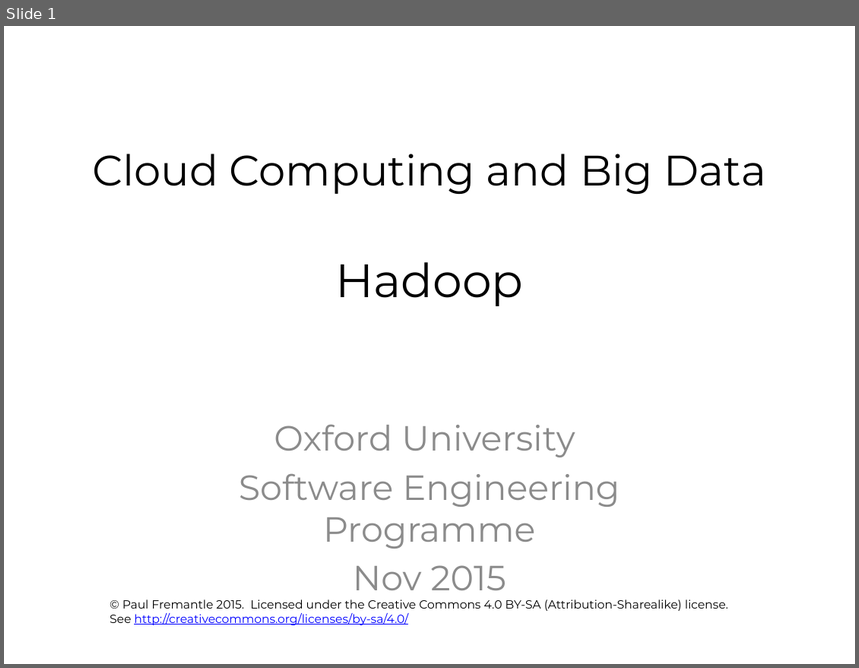
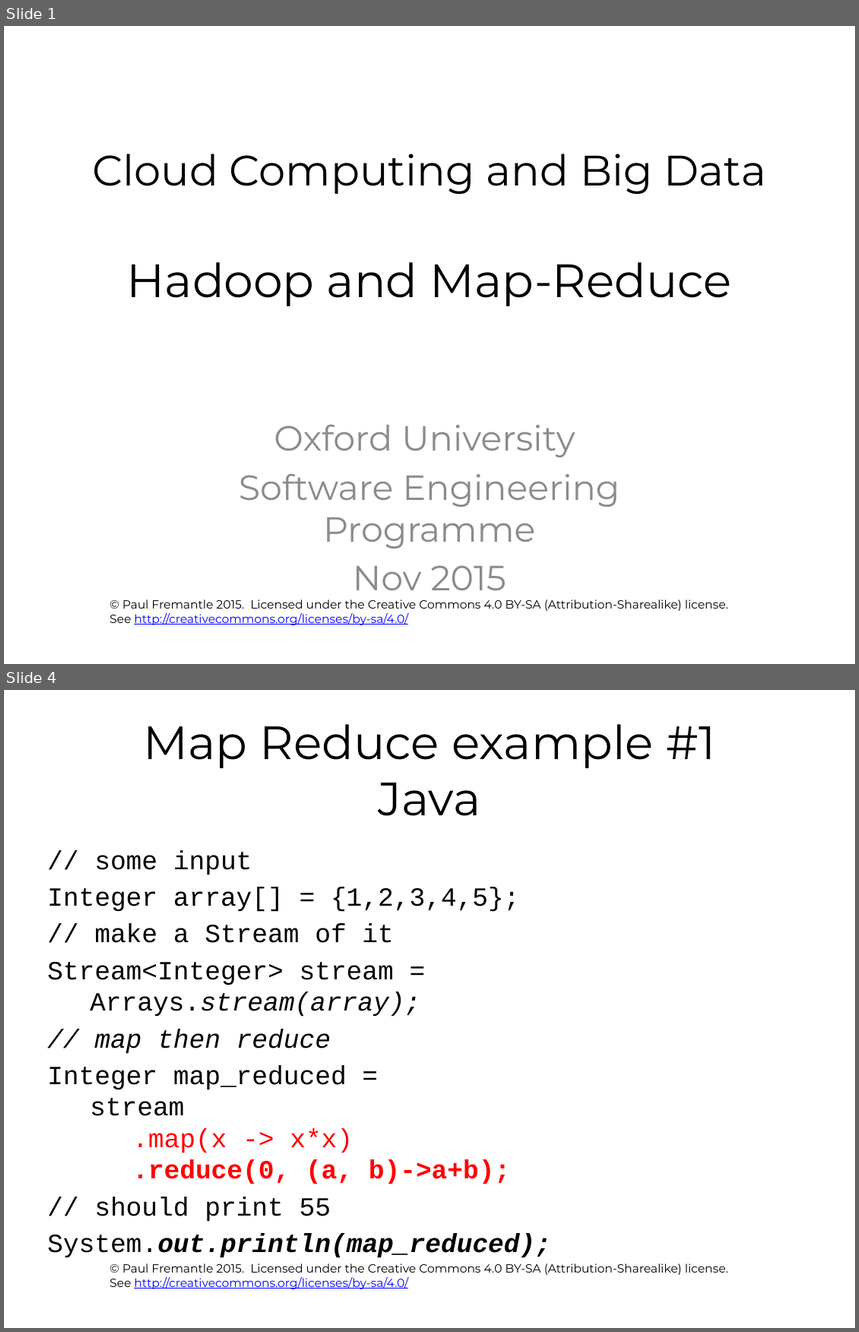
Before and after one commit to pzfreo/ox-clo, a slide deck: pres-source/05-hadoop.pptx. Shown one above the other, each under a label of ours: slide 1 before the commit, slides 1 and 4 after it; the slides between them are not shown. The pictures are 859x668 and 859x1332 pixels, drawn with LibreOffice and Linux fonts; fonts in the diff are those of the drawing; background and template pictures are left out. Boxes give left, top, right and bottom in pixels: in the first picture for what was removed or moved away, otherwise in the second. Text is boxed around its words. In the diff, an @@ line names an element or a change of style, - is before the commit and + after.

```diff
--- a/pres-source/05-hadoop.pptx
+++ b/pres-source/05-hadoop.pptx
@@ slide 4 added at (4,690,855,1328), background #FFFFFF; not listed: 1 template element that a slide beside it also shows @@
@@ title added at (144,724,715,816), 39.6 pt, text #000000 @@
+Map Reduce example #1
+Java
@@ text added at (47,850,551,1258), 22.2 pt, text #000000 @@
+// some input
+Integer array[] = {1,2,3,4,5};
+// make a Stream of it
+Stream<Integer> stream =
+Arrays.stream(array);
+// map then reduce
+Integer map_reduced =
+stream
+.map(x -> x*x)
+.reduce(0, (a, b)->a+b);
+// should print 55
+System.out.println(map_reduced);
@@ slide 1 changed as well @@
@@ title at (92,154,767,306): text changed @@
-Cloud Computing and Big Data
-Hadoop
+Cloud Computing and Big Data
+Hadoop and Map-Reduce
```
Also in this commit, not shown: 26 other slides added, 1 slide removed, 1 other file.
